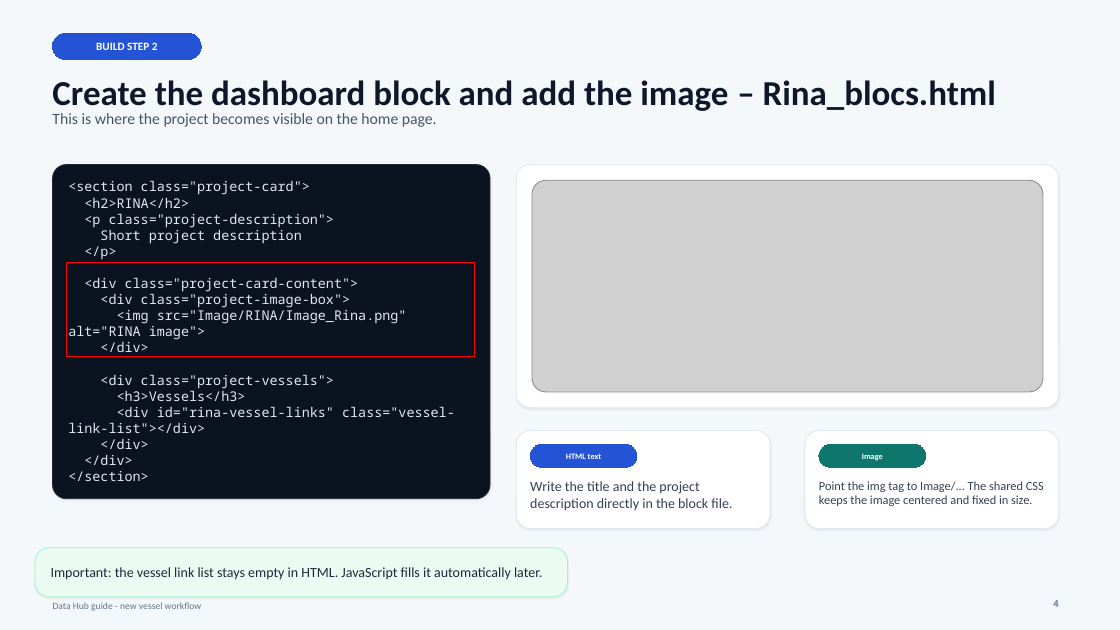
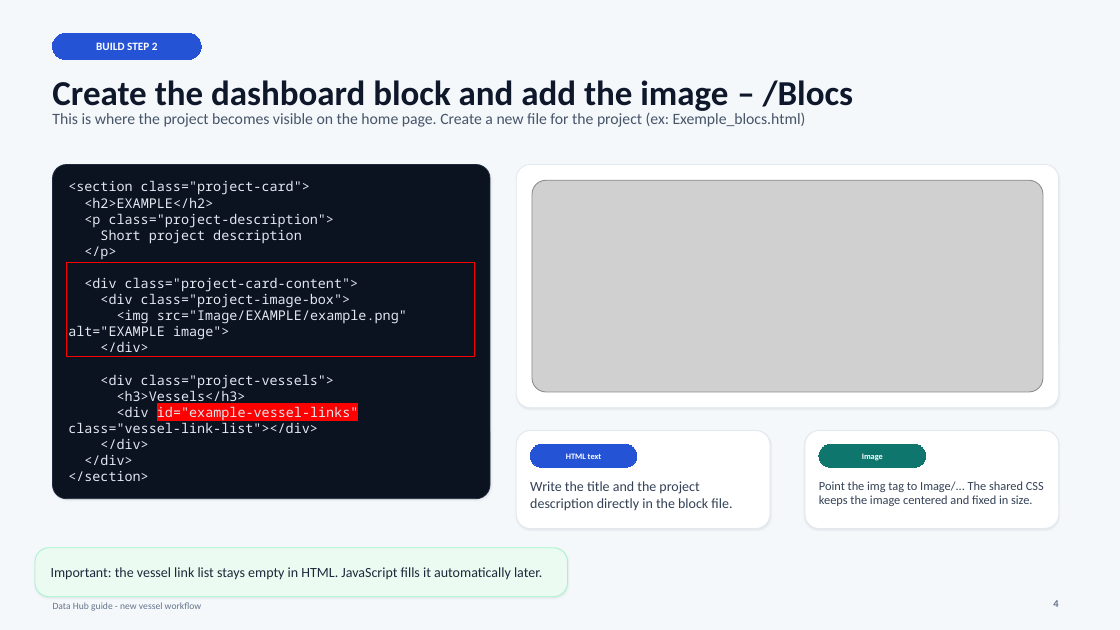
Before and after one commit to shiplab/datahub, a slide deck: slide 4 of datahub_new_project_guide.pptx. Drawn at 1120x630 pixels with LibreOffice and Linux fonts; fonts in the diff are those of the drawing; grey boxes stand for pictures. Boxes give left, top, right and bottom in pixels: in the first picture for what was removed or moved away, otherwise in the second. Text is boxed around its words. In the diff, an @@ line names an element or a change of style, - is before the commit and + after.

```diff
--- a/datahub_new_project_guide.pptx
+++ b/datahub_new_project_guide.pptx
@@ text at [52, 80, 854, 114]: text changed @@
-Create the dashboard block and add the image – Rina_blocs.html
+Create the dashboard block and add the image – /Blocs
@@ text at [52, 110, 806, 127]: text changed @@
-This is where the project becomes visible on the home page.
+This is where the project becomes visible on the home page. Create a new file for the project (ex: Exemple_blocs.html)
@@ text at [84, 198, 213, 208]: text changed @@
-<h2>RINA</h2>
+<h2>EXAMPLE</h2>
@@ text at [68, 307, 407, 340]: text changed @@
-<img src="Image/RINA/Image_Rina.png" alt="RINA image">
+<img src="Image/EXAMPLE/example.png" alt="EXAMPLE image">
@@ text at [68, 406, 358, 433]: text changed @@
-<div id="rina-vessel-links" class="vessel-link-list"></div>
+<div id="example-vessel-links" class="vessel-link-list"></div>
```
Also in this commit, not shown: 5 other slides changed, 1 slide added, 1 other file.
